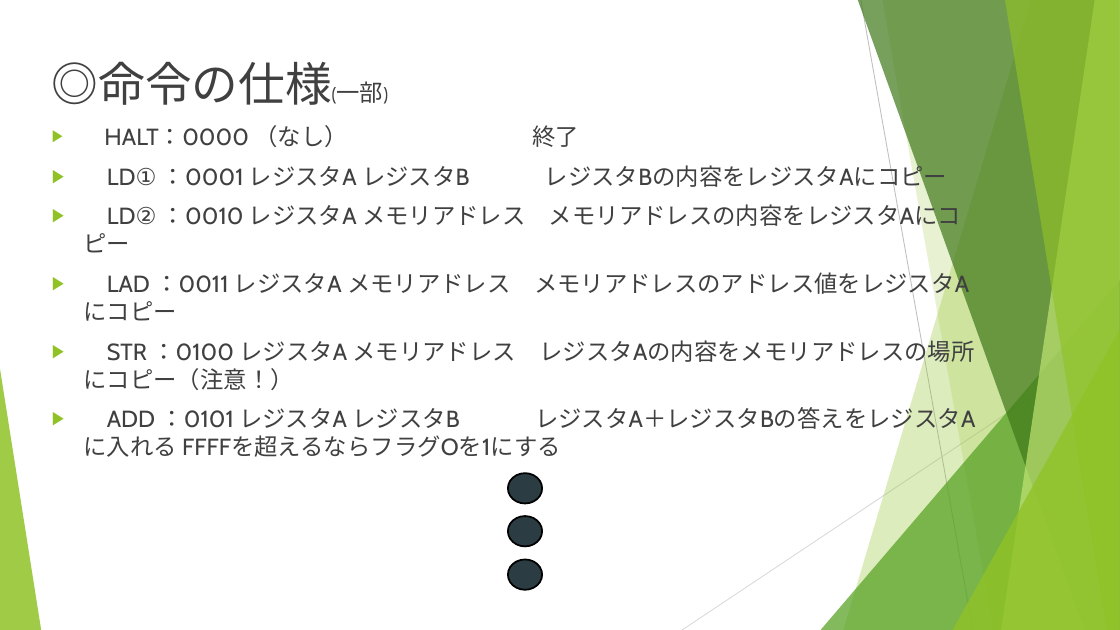
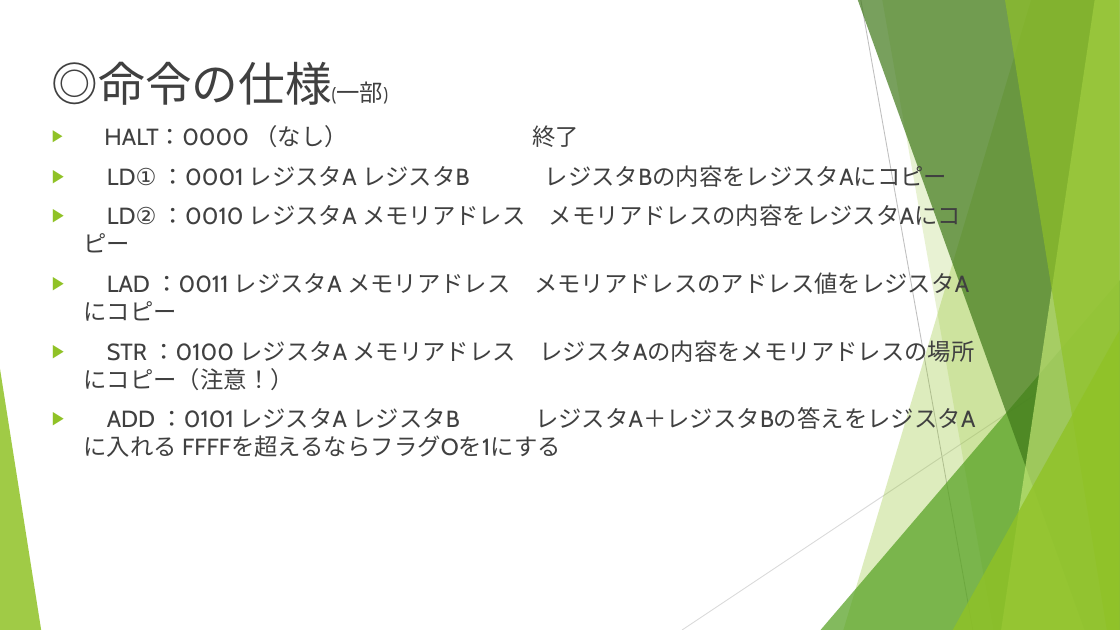
Before and after one commit to takata-daiki/sqrt, a slide deck: slide 5 of wiki_data/プロジェクト実験.pptx. Drawn at 1120x630 pixels with LibreOffice and Linux fonts; fonts in the diff are those of the drawing. Boxes give left, top, right and bottom in pixels: in the first picture for what was removed or moved away, otherwise in the second. Text is boxed around its words. In the diff, an @@ line names an element or a change of style, - is before the commit and + after.

```diff
--- a/wiki_data/プロジェクト実験.pptx
+++ b/wiki_data/プロジェクト実験.pptx
@@ ellipse removed at [508, 473, 543, 503] @@
@@ ellipse removed at [508, 516, 543, 546] @@
@@ ellipse removed at [508, 560, 543, 590] @@
```
Also in this commit, not shown: 3 other slides changed.
